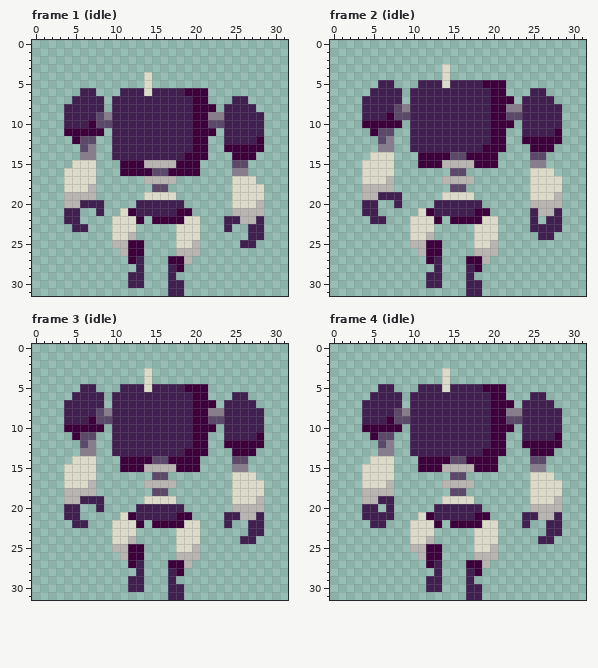
Pixel-art file: __aseprite__/patroller.aseprite. Above, as it was before the edit.
32x32 pixels, 18 frames. Shown: frame 1 (idle), frame 2 (idle), frame 3 (idle), frame 4 (idle). The commit also changed other frames, which this record leaves out.
Once edited:
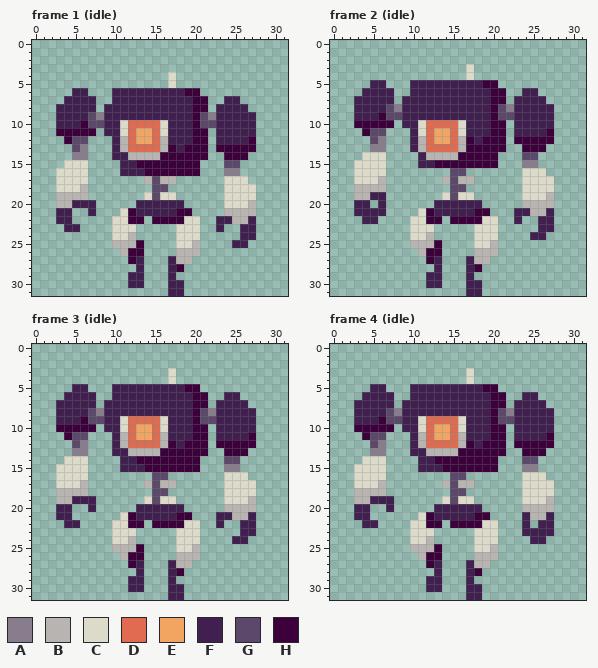
Palette (. is transparent): A #887d8d  B #b8b4b2  C #dcdac9  D #e06b51  E #f2a561  F #412051  G #5c486a  H #3d003d
Commit: :bento: Add die animation for the patroller
What changed:
layer "up" now hidden
layer "down" now shown
Changed rows in their new state; - is an unchanged pixel.
Frame 1 (idle):
first column x 3:
 4 -----------.--C-----------
 5 -----------.--C-----------
 6 --F-.--F---F------.-------
 7 -F---.---------------F-.--
 8 F----.F------------.F---.-
 9 F---GAF-----------G-F----.
10 F--HG-F-CDDDDC----G-F----.
11 H----.F-CDEEDC-----.F----.
12 -HG-.---BDEEDB------F---H.
13 --GA.---BDDDDBH-H---H----.
14 --A-.----BBBBHHH-----H--.-
15 -C--.---FF-HHHH------G-.--
16 C---.---FFF-HH-------A-.--
17 C---.-------G--------C--.-
18 C--B.----------------C---.
19 B---.-------G--------C---.
20 B-F--.---------------C--B.
21 F-.-F.---------------B---.
22 F-.------H----------F-B-F.
23 -F-.----------------F.-F-.
24 -----------------------F-.
25 ---------B------------F-.-
27 --------------FB----------
Frame 2 (idle):
first column x 3:
 3 -----------.--C-----------
 4 -----------.--C-----------
 5 --F-.--F---F------.-------
 6 -F---.---------------F-.--
 7 F----.F------------.F---.-
 8 F---GAF-----------G-F----.
 9 F--HG-F-----------G-F----.
10 H----.F-CDDDDC-----.F----.
11 -HG-.---CDEEDC------F---H.
12 --GA.---BDEEDBH-H---H----.
13 --A-.---BDDDDBHH-----H--.-
14 -C--.---FBBBBH-------G-.--
15 C---.---FF-HHHH------A-.--
16 C---.----------------C--.-
17 C--B.-------G--------C---.
18 B---.----------------C---.
19 B-F-..------G--------C--B.
20 F-.F-.---------------B---.
21 F--F----------------FFB-F.
22 -F-.-----H----------F-.F-.
23 ----------------------.--.
24 ----------------------F-.-
25 ---------B----------------
27 --------------FB----------
Frame 3 (idle):
first column x 3:
 3 -----------.--C-----------
 4 -----------.--C-----------
 5 --F-.--F---F------.-------
 6 -F---.---------------F-.--
 7 F----.F------------.F---.-
 8 F---GAF-----------G-F----.
 9 F--HG-F-CDDDDC----G-F----.
10 H----.F-CDEEDC-----.F----.
11 -HG-.---BDEEDB------F---H.
12 --GA.---BDDDDBH-H---H----.
13 --A-.----BBBBHHH-----H--.-
14 -C--.---FF--HH-------G-.--
15 C---.---FFFHHHH------A-.--
16 C---.----------------C--.-
17 C--B.-------G--------C---.
18 B---.----------------C---.
19 B-F--.------G--------C--B.
20 F-.-F.---------------B---.
21 F-.-----------------F-B-F.
22 -F-.-----H----------F.-F-.
23 -----------------------F-.
24 ----------------------F-.-
25 ---------B----------------
27 --------------FB----------
Frame 4 (idle):
first column x 3:
 3 -----------.--C-----------
 4 -----------.--C-----------
 5 --F-.--F---F------.-------
 6 -F---.---------------F-.--
 7 F----.F------------.F---.-
 8 F---GAF-----------G-F----.
 9 F--HG-F-CDDDDC----G-F----.
10 H----.F-CDEEDC-----.F----.
11 -HG-.---BDEEDB------F---H.
12 --GA.---BDDDDBH-H---H----.
13 --A-.----BBBBHHH-----H--.-
14 -C--.---FF--HH-------G-.--
15 C---.---FFFHHHH------A-.--
16 C---.----------------C--.-
17 C--B.-------G--------C---.
18 B---.----------------C---.
19 B-F---------G--------C--B.
20 F-.------------------B---.
21 F-...-----------------B-F.
22 -F-.-----H-------------F-.
23 ---------------------FFF-.
24 ----------------------F-.-
25 ---------B----------------
27 --------------FB----------
Boxes around the changes in both pictures, in picture pixels (x1, y1, x2, y2):
changed: (56, 72, 264, 264)
changed: (354, 64, 562, 264)
changed: (56, 368, 264, 568)
changed: (354, 368, 562, 568)
